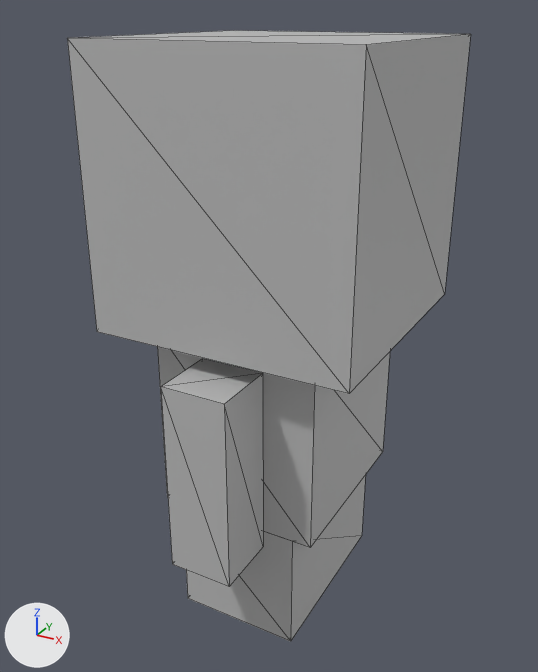
Renders of the glTF model client/public/model/cube.glb from each side of a commit.
Before and after are seen from a 50 mm camera at (5.05, -9.59, 5.84) aimed at (-0.19, -0.07, 1.07). Arrows for +X, +Y and +Z are at lower left; the lights stay in place. Mesh edges are drawn as thin lines. Where no turn or scale is listed for an object, it has been applied to the vertices.

The first picture shows 'body', 'feet', 'head'.
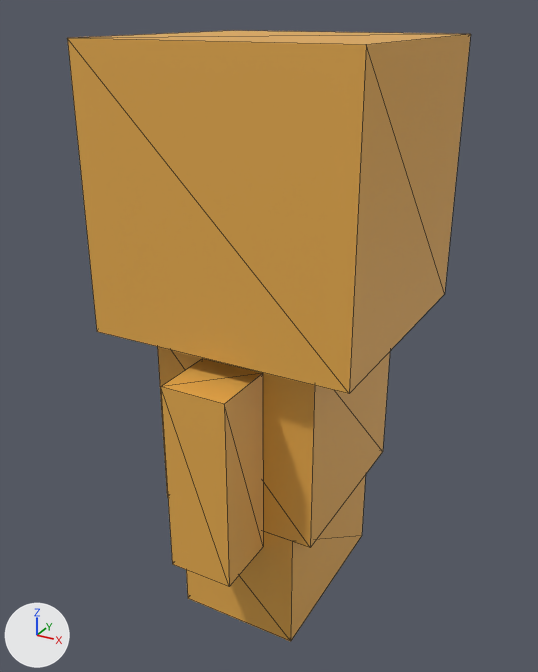
Where the newer file only moved an object's origin or applied its transform, the numbers keep the older frame.

What differs and where, as boxes [x1, y1, x2, y2] in the pictures (538 x 672 px):
'head', recoloured (grey to orange): [67, 30, 471, 394] in both
'body', recoloured: [157, 347, 390, 587] in both
'feet', recoloured: [186, 475, 366, 642] in both

Edits to the bpy script that builds the scene:
```text
Change mat_body_material:
    mat_body_material.base_color: (0.503, 0.503, 0.503) -> (0.799, 0.413, 0.0742)  # grey #bcbcbc -> orange #e7ac4d
Change mat_feet_material:
    mat_feet_material.base_color: (0.503, 0.503, 0.503) -> (0.799, 0.413, 0.0742)  # grey #bcbcbc -> orange #e7ac4d
Change mat_head_material:
    mat_head_material.base_color: (0.5, 0.5, 0.5) -> (0.799, 0.413, 0.0742)  # grey #bcbcbc -> orange #e7ac4d
```
